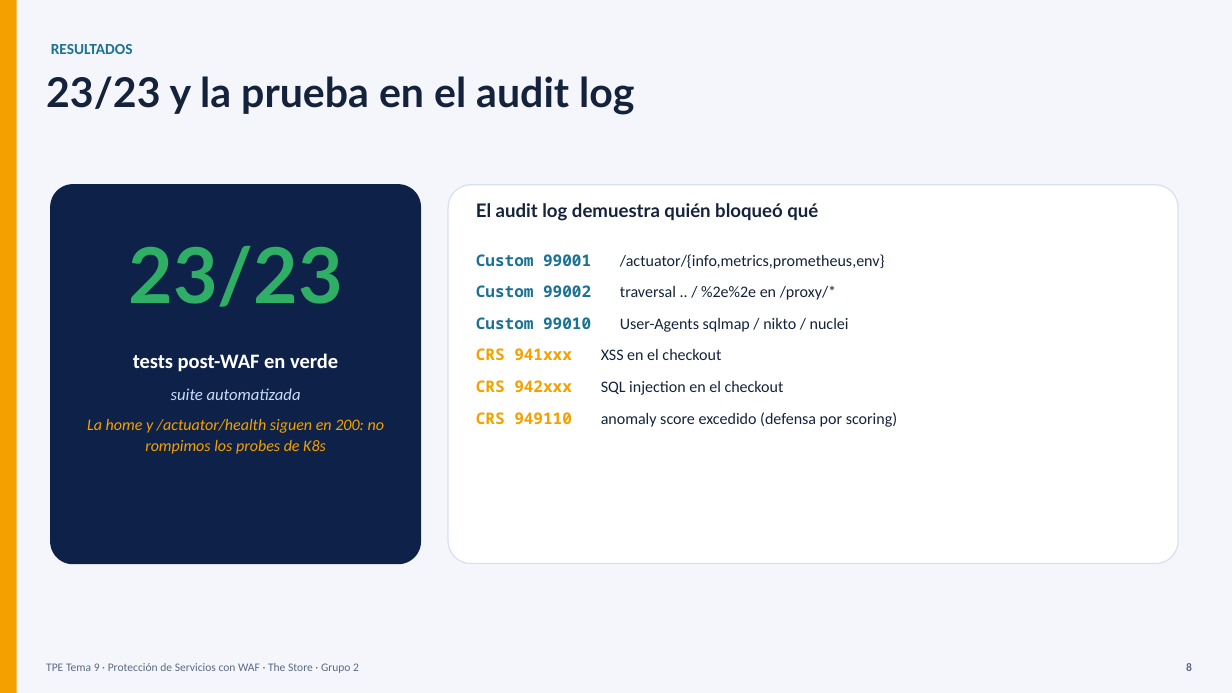
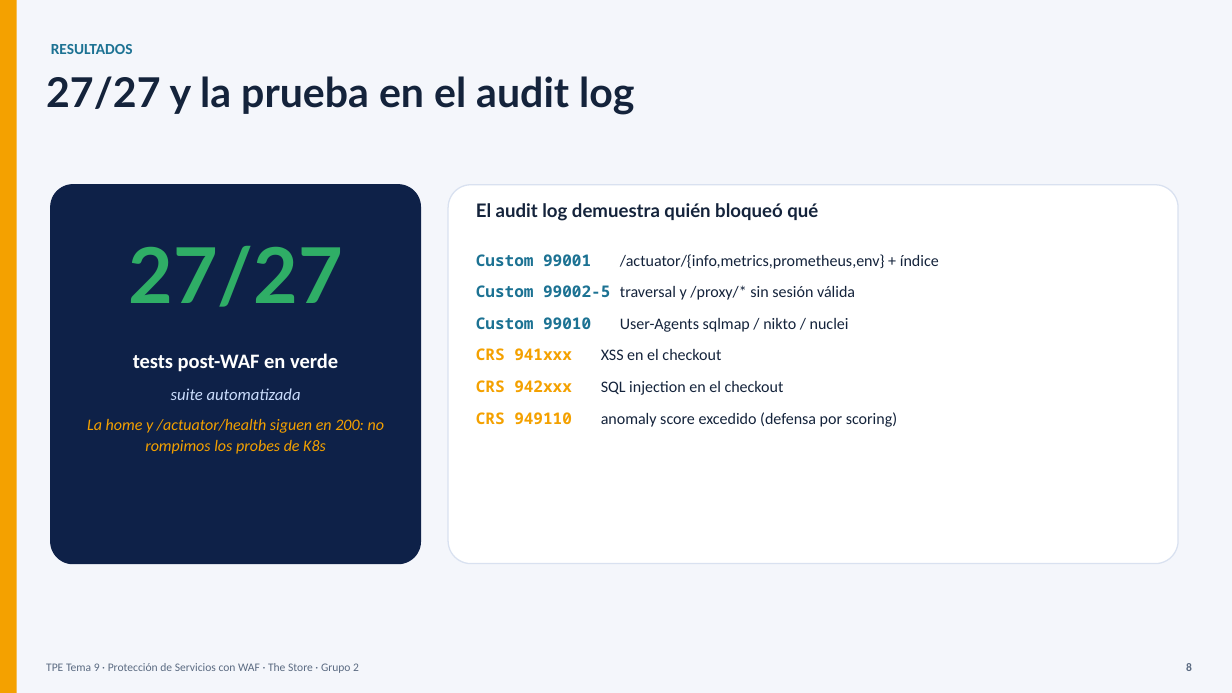
Before and after one commit to maurovella/g2-WAF-the-store-ITBA, a slide deck: slide 8 of docs/presentacion-tpe-waf.pptx. Drawn at 1232x693 pixels with LibreOffice and Linux fonts; fonts in the diff are those of the drawing. Boxes give left, top, right and bottom in pixels: in the first picture for what was removed or moved away, otherwise in the second. Text is boxed around its words. In the diff, an @@ line names an element or a change of style, - is before the commit and + after.

```diff
--- a/docs/presentacion-tpe-waf.pptx
+++ b/docs/presentacion-tpe-waf.pptx
@@ text at <box>46,76,634,115</box>: text changed @@
-23/23 y la prueba en el audit log
+27/27 y la prueba en el audit log
@@ text at <box>128,246,343,307</box>: text changed @@
-23/23
+27/27
@@ text at <box>476,254,939,300</box>: text changed @@
-Custom 99001 /actuator/{info,metrics,prometheus,env}
-Custom 99002 traversal .. / %2e%2e en /proxy/*
+Custom 99001 /actuator/{info,metrics,prometheus,env} + índice
+Custom 99002-5 traversal y /proxy/* sin sesión válida
```
Also in this commit, not shown: 1 other slide changed, 1 other file.
